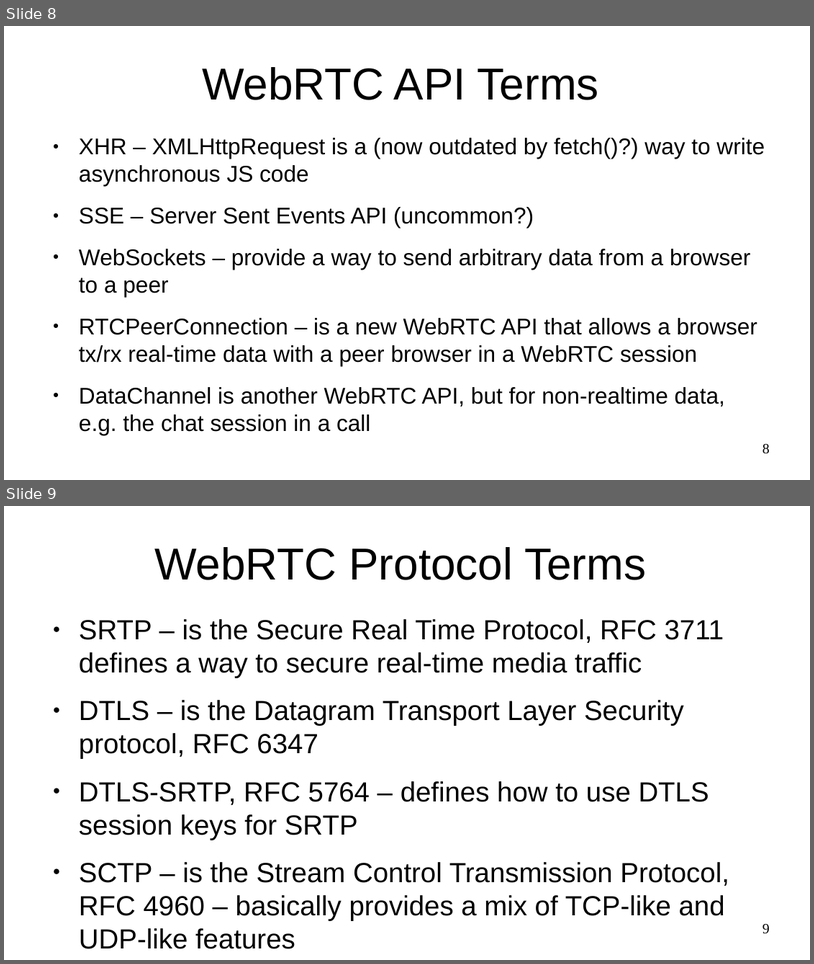
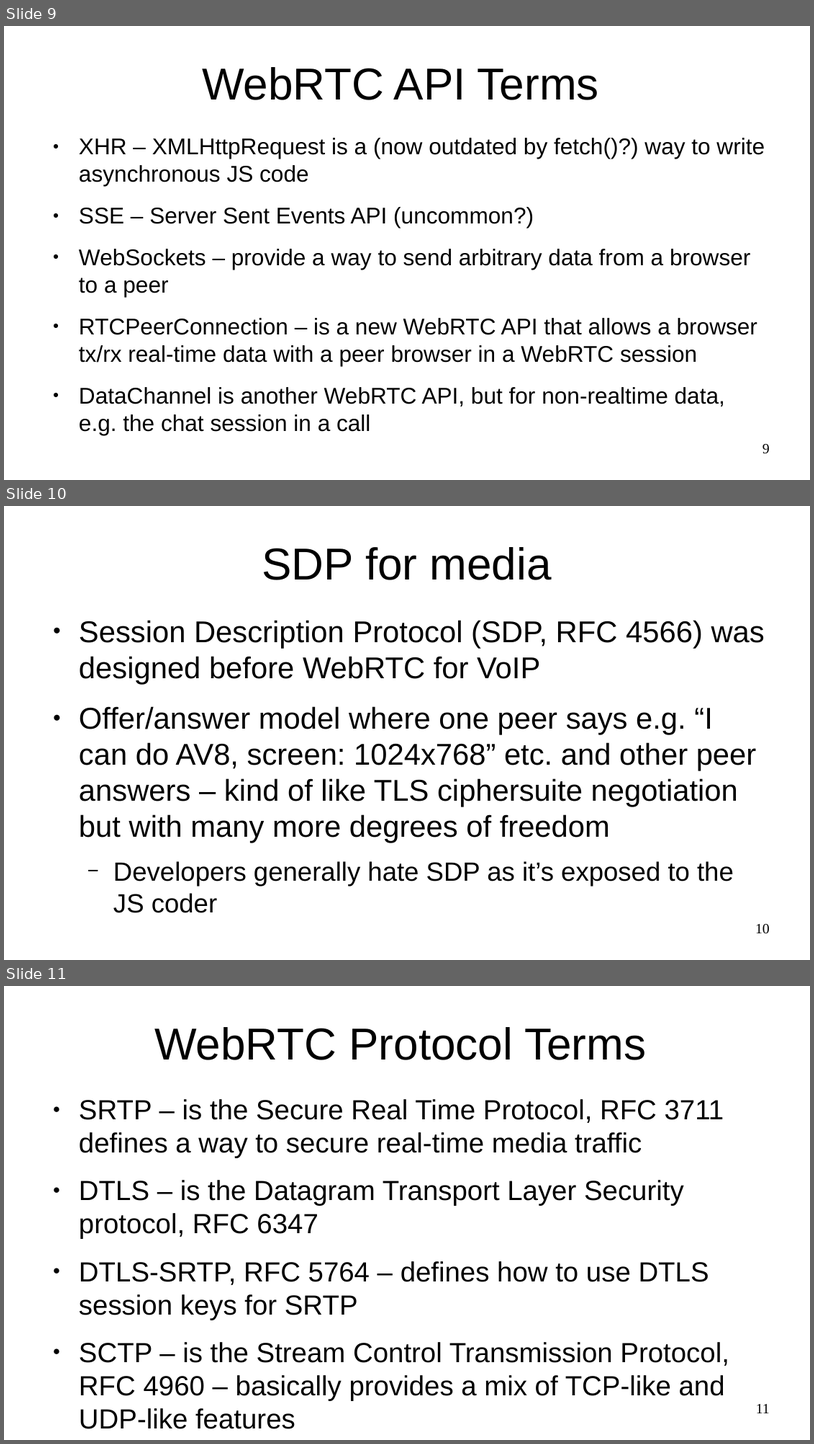
Before and after one commit to sftcd/cs7053, a slide deck: 2016lectures/12-webrtc.odp. Shown one above the other, each under a label of ours: slides 8 and 9 before the commit, slides 9, 10 and 11 after it. The pictures are 814x964 and 814x1444 pixels, drawn with LibreOffice and Linux fonts; fonts in the diff are those of the drawing. Boxes give left, top, right and bottom in pixels: in the first picture for what was removed or moved away, otherwise in the second. Text is boxed around its words. In the diff, an @@ line names an element or a change of style, - is before the commit and + after.

```diff
--- a/2016lectures/12-webrtc.odp
+++ b/2016lectures/12-webrtc.odp
@@ slide 10 added at (x1=4, y1=506, x2=810, y2=960), background #FFFFFF @@
@@ title added at (x1=262, y1=547, x2=552, y2=580), 44 pt, text #000000 @@
+SDP for media
@@ text added at (x1=79, y1=620, x2=765, y2=886), 29.6 pt, text #000000 @@
+● Session Description Protocol (SDP, RFC 4566) was designed before WebRTC for VoIP
+● Offer/answer model where one peer says e.g. “I can do AV8, screen: 1024x768” etc. and other peer answers – kind of like TLS ciphersuite negotiation but with many more degrees of freedom
+  − Developers generally hate SDP as it’s exposed to the JS coder
@@ page number added at (x1=756, y1=924, x2=770, y2=934), 14 pt, text #000000 @@
+10
@@ what was slide 8 is now slide 9 @@
@@ page number at (x1=763, y1=444, x2=770, y2=454): text changed @@
-8
+9
@@ what was slide 9 is now slide 11 @@
@@ page number at (x1=756, y1=1404, x2=770, y2=1413): text changed @@
-9
+11
```
Also in this commit, not shown: 4 slides changed, 2 other slides added, 3 other files.
